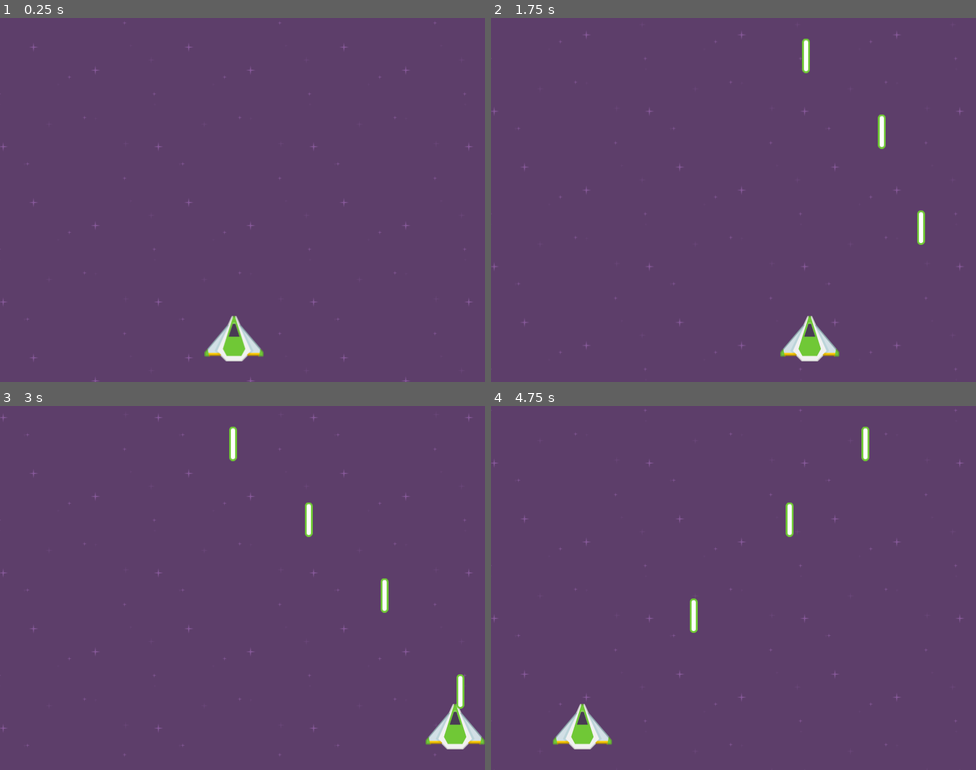
Above: before the commit, frames 1-4 (two rows, left to right).
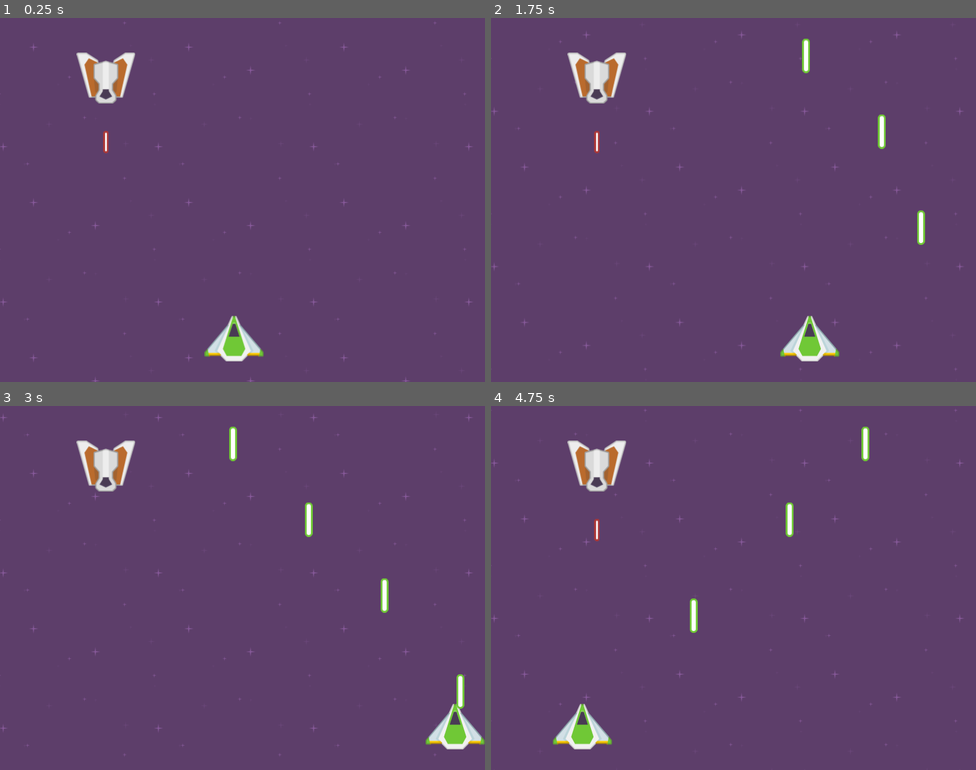
Above: after the commit, the same moments.

Repository: henriquelima92/godot-space-attack
Game: Godot game, scene res://scenes/Main.tscn
Same seed, same stepped clock (60 frames per second), same inputs: the game is played once before the commit and once after it.
Inputs:
- Up to frame 1 (0.25 s): no input
- Up to frame 2 (1.75 s): hold Right (right) 0.53-1.28 s; hold Space (shoot) 0.53-1.28 s; hold Left (left) from 1.28 s (still down); tap Space (shoot) at 1.35 s
- Up to frame 3 (3 s): release Left (left) at 2.03 s; hold Space (shoot) 2.03-2.78 s; hold Right (right) from 2.03 s (still down); tap Space (shoot) at 2.85 s
- Up to frame 4 (4.75 s): release Right (right) at 3.53 s; hold Space (shoot) 3.53-4.28 s; hold Left (left) from 3.53 s (still down); tap Space (shoot) at 4.35 s

The runs differ from the first frame. In frame 1, 1.2% of the frame differs, in the area x 15-28%, y 9-38%; in frame 2, 1.2%; in frame 3, 1.1%; in frame 4, 1.2%.

Commit message:
Added enemies projectiles and an enemy to main scene.

Diff:
--- /dev/null
+++ b/scenes/Enemy.tscn
@@ -0,0 +1,22 @@
+[gd_scene load_steps=5 format=2]
+
+[ext_resource path="res://scripts/Enemy.gd" type="Script" id=1]
+[ext_resource path="res://assets/sprites/enemyRed5.png" type="Texture" id=2]
+[ext_resource path="res://scenes/EnemyProjectile.tscn" type="PackedScene" id=3]
+
+[sub_resource type="RectangleShape2D" id=1]
+extents = Vector2( 37.8753, 36.757 )
+
+[node name="Enemy" type="Area2D"]
+script = ExtResource( 1 )
+projectile = ExtResource( 3 )
+
+[node name="Sprite" type="Sprite" parent="."]
+texture = ExtResource( 2 )
+
+[node name="CollisionShape2D" type="CollisionShape2D" parent="."]
+shape = SubResource( 1 )
+
+[node name="Timer" type="Timer" parent="."]
+wait_time = 1.5
+[connection signal="timeout" from="Timer" to="." method="_on_Timer_timeout"]
--- /dev/null
+++ b/scenes/EnemyProjectile.tscn
@@ -0,0 +1,16 @@
+[gd_scene load_steps=4 format=2]
+
+[ext_resource path="res://assets/sprites/laserRed05.png" type="Texture" id=1]
+[ext_resource path="res://scripts/EnemyProjectile.gd" type="Script" id=2]
+
+[sub_resource type="RectangleShape2D" id=1]
+extents = Vector2( 4.63848, 18.4054 )
+
+[node name="EnemyProjectile" type="Area2D"]
+script = ExtResource( 2 )
+
+[node name="Sprite" type="Sprite" parent="."]
+texture = ExtResource( 1 )
+
+[node name="CollisionShape2D" type="CollisionShape2D" parent="."]
+shape = SubResource( 1 )
--- a/scenes/Main.tscn
+++ b/scenes/Main.tscn
@@ -1,7 +1,8 @@
-[gd_scene load_steps=3 format=2]
+[gd_scene load_steps=4 format=2]
 
 [ext_resource path="res://scenes/Background.tscn" type="PackedScene" id=1]
 [ext_resource path="res://scenes/Player.tscn" type="PackedScene" id=2]
+[ext_resource path="res://scenes/Enemy.tscn" type="PackedScene" id=3]
 
 [node name="Main" type="Node"]
 
@@ -9,3 +10,6 @@
 
 [node name="Player" parent="Background" instance=ExtResource( 2 )]
 position = Vector2( 386.366, 528.825 )
+
+[node name="Enemy" parent="Background" instance=ExtResource( 3 )]
+position = Vector2( 174.836, 99.2896 )
--- /dev/null
+++ b/scripts/Enemy.gd
@@ -0,0 +1,35 @@
+extends Area2D
+
+export(PackedScene) var projectile
+
+onready var timer = $Timer
+onready var collision = $CollisionShape2D
+
+export var speed = 50
+export var health = 30
+
+var dead = false
+var can_shoot = true
+
+func _process(delta):
+	if can_shoot == true:
+		_shoot()
+
+func _shoot():
+	can_shoot = false
+	var new_projectile = projectile.instance()
+	new_projectile.position = global_position
+	get_tree().get_root().add_child(new_projectile)
+	timer.start()
+
+
+func add_damage(damage):
+	health -= damage
+	if health <= 0:
+		dead = true
+		collision.queue_free()
+		hide()
+
+
+func _on_Timer_timeout():
+	can_shoot = true
--- /dev/null
+++ b/scripts/EnemyProjectile.gd
@@ -0,0 +1,16 @@
+extends Area2D
+
+export var speed = 450
+export var damage = 10
+
+func _ready():
+	connect("area_entered",self,"_on_area_entered")
+
+func _process(delta):
+	position.y += speed * delta
+	if position.y > 2000:
+		queue_free()
+
+func _on_area_entered(area):
+	if area.name == "Player":
+		area.add_damage(damage)
